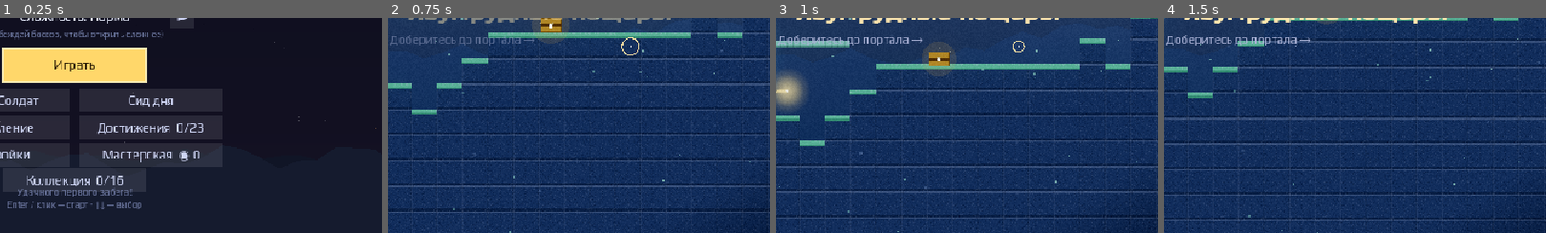
Above: before the commit, frames 1-4 (left to right).
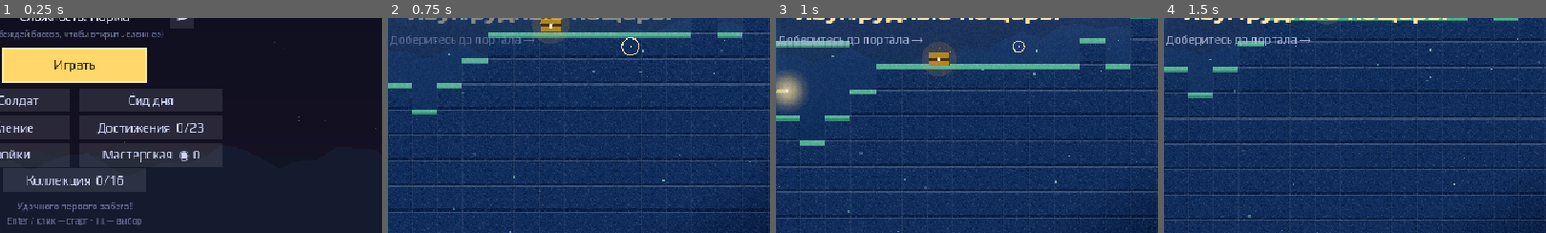
Above: after the commit, the same moments.

Repository: agent-carl/probable-enigma
Game: Godot game, scene res://Main.tscn
Two runs of this game, one before a commit and one after it. Both use one fixed random seed, a clock stepped at 60 frames per second and the inputs below.
Inputs (mouse positions are % of the whole screen's width and height, from its top left):
- Up to frame 1 (0.25 s): no input
- Up to frame 2 (0.75 s): tap Enter at 0.5 s; move the mouse to (72, 45) at 0.52 s; hold D from 0.53 s (still down); hold Shift from 0.53 s (still down); click (72, 45) at 0.67 s
- Up to frame 3 (1 s): keep holding D; keep holding Shift; tap Space at 0.77 s
- Up to frame 4 (1.5 s): tap Space at 1.07 s; move the mouse to (30, 55) at 1.27 s; release D at 1.28 s; release Shift at 1.28 s; hold S from 1.28 s (still down); tap Q at 1.35 s
The pictures show only the part of the screen within x 40-90%, y 38-88%; the shares and areas given below are measured in that part.

The runs differ from the first frame. In frame 1, 1.5% of the frame differs, in the area x 2-37%, y 79-97%; in frame 2, nothing differs; in frame 3, nothing differs; in frame 4, nothing differs.

Commit message:
UI-ревизия: исправлены наложения текста после смены шрифта
Новый шрифт Play выше старого fallback, из-за чего на нескольких экранах
текст наезжал на элементы (видно на присланном скрине меню). Полная
ревизия всех экранов (RU и EN); исправлено 3 наложения:
- Меню: «Рекорд»/подсказка наезжали на кнопку «Коллекция» — разнесены по
  вертикали (Рекорд 448, подсказка 466).
- Карты выбора улучшений: описание в 2–3 строки перекрывало номер «[N]» —
  карта выше (214), переразмечены отступы (иконка/имя/описание/номер).
- Карты магазина: длинное описание (3 строки) перекрывало цену и номер —
  карта выше (228), цена/номер опущены, описанию дано место.

Проверены без наложений: меню, настройки, управление, классы, мастерская,
достижения, коллекция, апгрейд, магазин, смерть, пауза, алтарь, HUD — в
RU и EN. Доп. ревизия: дублей соседних строк нет, все автотесты зелёные,
автоигра (обычная/--guns/--boss) без ошибок рантайма.

Co-Authored-By: Claude Opus 4.8 <noreply@anthropic.com>
Claude-Session: https://claude.ai/code/session_01CUUtNpiNcdpS7KL7R6tZmp

Diff:
--- a/godot/Game.gd
+++ b/godot/Game.gd
@@ -6146,8 +6146,8 @@
 			_btn(Rect2(cx + 6, 364, 180, 30), T("Мастерская  ◉ %d") % meta_cores, "meta", false)
 			_btn(Rect2(cx - 90, 396, 180, 30), T("Коллекция  %d/%d") % [_unlocks_count(), UNLOCK_DEFS.size()], "collection", false)
 			var bl := T("Рекорд: %d очков") % best if best > 0 else T("Удачного первого забега!")
-			_text(Vector2(cx, 430), bl, 12, Color("#6f7aa3"), true)
-			_text(Vector2(cx, 446), "Enter / клик — старт · ↑↓ — выбор", 11, Color("#6f7aa3"), true)
+			_text(Vector2(cx, 448), bl, 12, Color("#6f7aa3"), true)
+			_text(Vector2(cx, 466), "Enter / клик — старт · ↑↓ — выбор", 11, Color("#6f7aa3"), true)
 		"classes":
 			_text(Vector2(cx, 54), "Классы", 34, Color("#ffe9b0"), true)
 			_text(Vector2(cx, 86), T("Ядра: ◉ %d   (клик — выбрать / открыть)") % meta_cores, 14, Color("#9be8ff"), true)
@@ -6274,18 +6274,18 @@
 			var sx := cx - total / 2.0
 			for i in range(offer.size()):
 				var u: Dictionary = offer[i]
-				var rect := Rect2(sx + i * (cw + gap), 200, cw, 200)
+				var rect := Rect2(sx + i * (cw + gap), 196, cw, 214)
 				var rt := _rar(u.id)
 				var rcol := _rar_color(rt)
 				_ci.draw_rect(rect, Color(rcol.r, rcol.g, rcol.b, 0.07))
 				_ci.draw_rect(rect, Color(rcol.r, rcol.g, rcol.b, 0.85), false, 2.0 if rt < 3 else 3.0)
 				_ui_rects["card%d" % i] = rect
 				var ccx := rect.position.x + cw / 2.0
-				_text(Vector2(ccx, rect.position.y + 26), _rar_name(rt), 12, rcol, true)
-				_text(Vector2(ccx, rect.position.y + 72), u.icon, 44, Color("#ffe9b0"), true)
-				_text(Vector2(ccx, rect.position.y + 108), u.name, 18, rcol, true)
-				_draw_wrapped(u.desc, rect.position.x + 16, rect.position.y + 136, cw - 32, 14, Color("#aab3d6"))
-				_text(Vector2(ccx, rect.position.y + 188), "[%d]" % (i + 1), 14, Color("#8d97bd"), true)
+				_text(Vector2(ccx, rect.position.y + 24), _rar_name(rt), 12, rcol, true)
+				_text(Vector2(ccx, rect.position.y + 66), u.icon, 44, Color("#ffe9b0"), true)
+				_text(Vector2(ccx, rect.position.y + 100), u.name, 18, rcol, true)
+				_draw_wrapped(u.desc, rect.position.x + 16, rect.position.y + 124, cw - 32, 14, Color("#aab3d6"))
+				_text(Vector2(ccx, rect.position.y + 202), "[%d]" % (i + 1), 14, Color("#8d97bd"), true)
 		"shop":
 			_text(Vector2(cx, 80), "Магазин", 36, Color("#ffe9b0"), true)
 			_text(Vector2(cx, 116), T("Монеты: ● %d   (цифры или клик — купить)") % coins, 16, Color("#ffd86b"), true)
@@ -6296,7 +6296,7 @@
 			var sx := cx - total / 2.0
 			for i in range(n):
 				var it: Dictionary = shop_items[i]
-				var rect := Rect2(sx + i * (cw + gap), 160, cw, 210)
+				var rect := Rect2(sx + i * (cw + gap), 156, cw, 228)
 				var affordable: bool = coins >= it.price and not it.sold
 				# редкость для реликвий/улучшений в магазине
 				var srt := 1
@@ -6314,15 +6314,15 @@
 				var ccx := rect.position.x + cw / 2.0
 				var fade := 0.4 if it.sold else 1.0
 				var ncol: Color = srcol if srt > 1 else Color(1, 0.91, 0.69)
-				_text(Vector2(ccx, rect.position.y + 56), it.icon, 40, Color(1, 0.91, 0.69, fade), true)
-				_text(Vector2(ccx, rect.position.y + 92), it.name, 17, Color(ncol.r, ncol.g, ncol.b, fade), true)
-				_draw_wrapped(it.desc, rect.position.x + 12, rect.position.y + 118, cw - 24, 13, Color(0.67, 0.70, 0.84, fade))
+				_text(Vector2(ccx, rect.position.y + 54), it.icon, 40, Color(1, 0.91, 0.69, fade), true)
+				_text(Vector2(ccx, rect.position.y + 90), it.name, 17, Color(ncol.r, ncol.g, ncol.b, fade), true)
+				_draw_wrapped(it.desc, rect.position.x + 12, rect.position.y + 114, cw - 24, 13, Color(0.67, 0.70, 0.84, fade))
 				if it.sold:
-					_text(Vector2(ccx, rect.position.y + 176), "куплено", 14, Color("#7df2a5"), true)
+					_text(Vector2(ccx, rect.position.y + 196), "куплено", 14, Color("#7df2a5"), true)
 				else:
 					var pc := Color("#ffd86b") if affordable else Color("#ff6b5e")
-					_text(Vector2(ccx, rect.position.y + 176), "● %d" % it.price, 16, pc, true)
-				_text(Vector2(ccx, rect.position.y + 198), "[%d]" % (i + 1), 13, Color("#8d97bd"), true)
+					_text(Vector2(ccx, rect.position.y + 196), "● %d" % it.price, 16, pc, true)
+				_text(Vector2(ccx, rect.position.y + 218), "[%d]" % (i + 1), 13, Color("#8d97bd"), true)
 			_btn(Rect2(cx - 110, 396, 220, 48), "Дальше →", "shop_continue")
 		"meta":
 			_text(Vector2(cx, 64), "Мастерская", 34, Color("#ffe9b0"), true)
